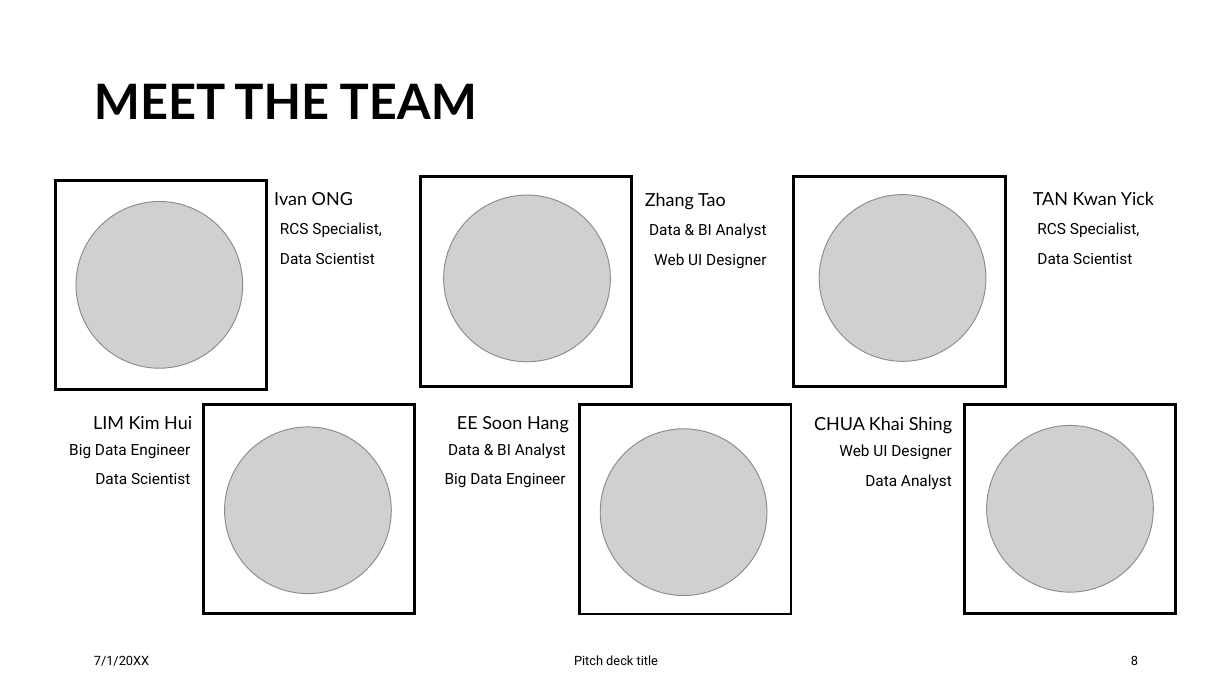
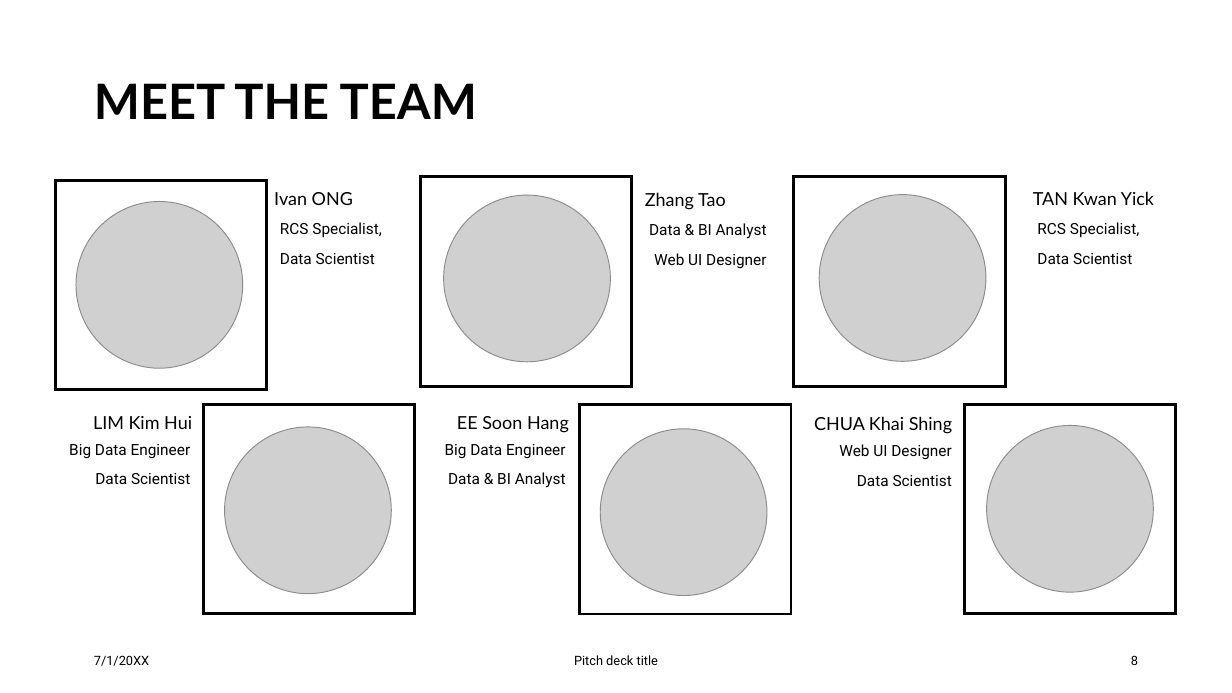
Before and after one commit to lkimhui/CarSmartConsultancy, a slide deck: slide 8 of BIG_DATA_PROCESSING_PresentationDeck.pptx. Drawn at 1232x693 pixels with LibreOffice and Linux fonts; fonts in the diff are those of the drawing; grey boxes stand for pictures. Boxes give left, top, right and bottom in pixels: in the first picture for what was removed or moved away, otherwise in the second. Text is boxed around its words. In the diff, an @@ line names an element or a change of style, - is before the commit and + after.

Commit message:
upload_imputed_data

```diff
--- a/BIG_DATA_PROCESSING_PresentationDeck.pptx
+++ b/BIG_DATA_PROCESSING_PresentationDeck.pptx
@@ text at [445,444,566,458]: paragraph added @@
+Big Data Engineer
@@ text at [445,473,566,487]: paragraph removed @@
-Big Data Engineer
@@ text at [857,475,952,486]: text changed @@
-Data Analyst
+Data Scientist
```
Also in this commit, not shown: 1 other slide changed, 3 other files.
